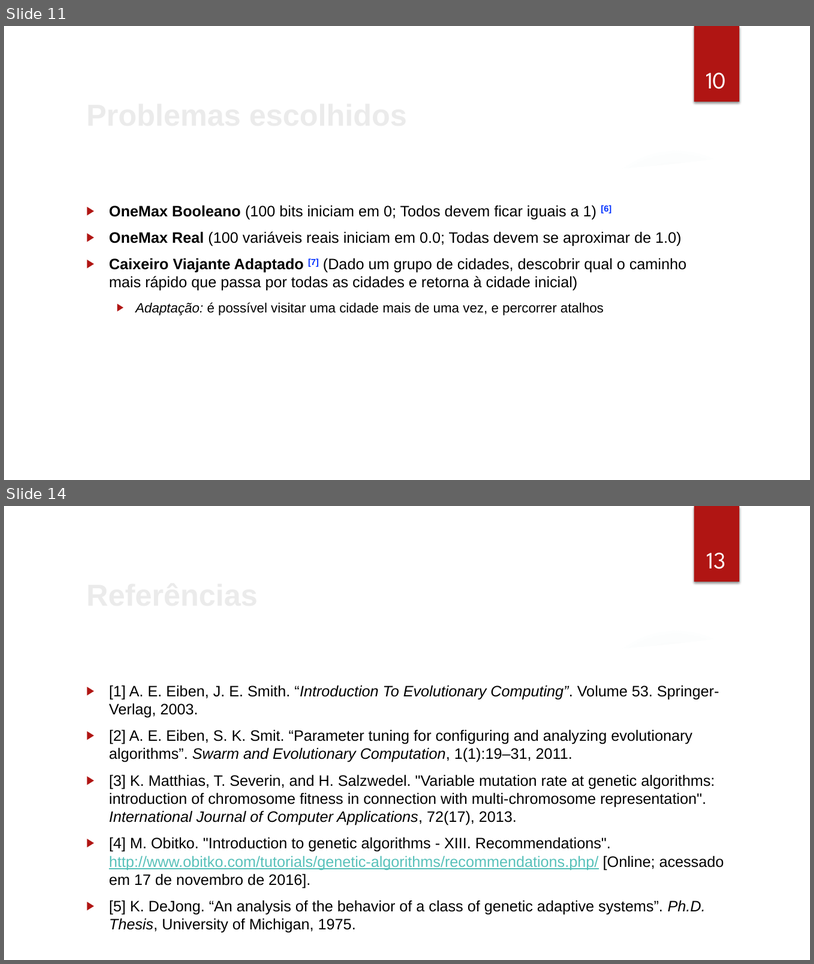
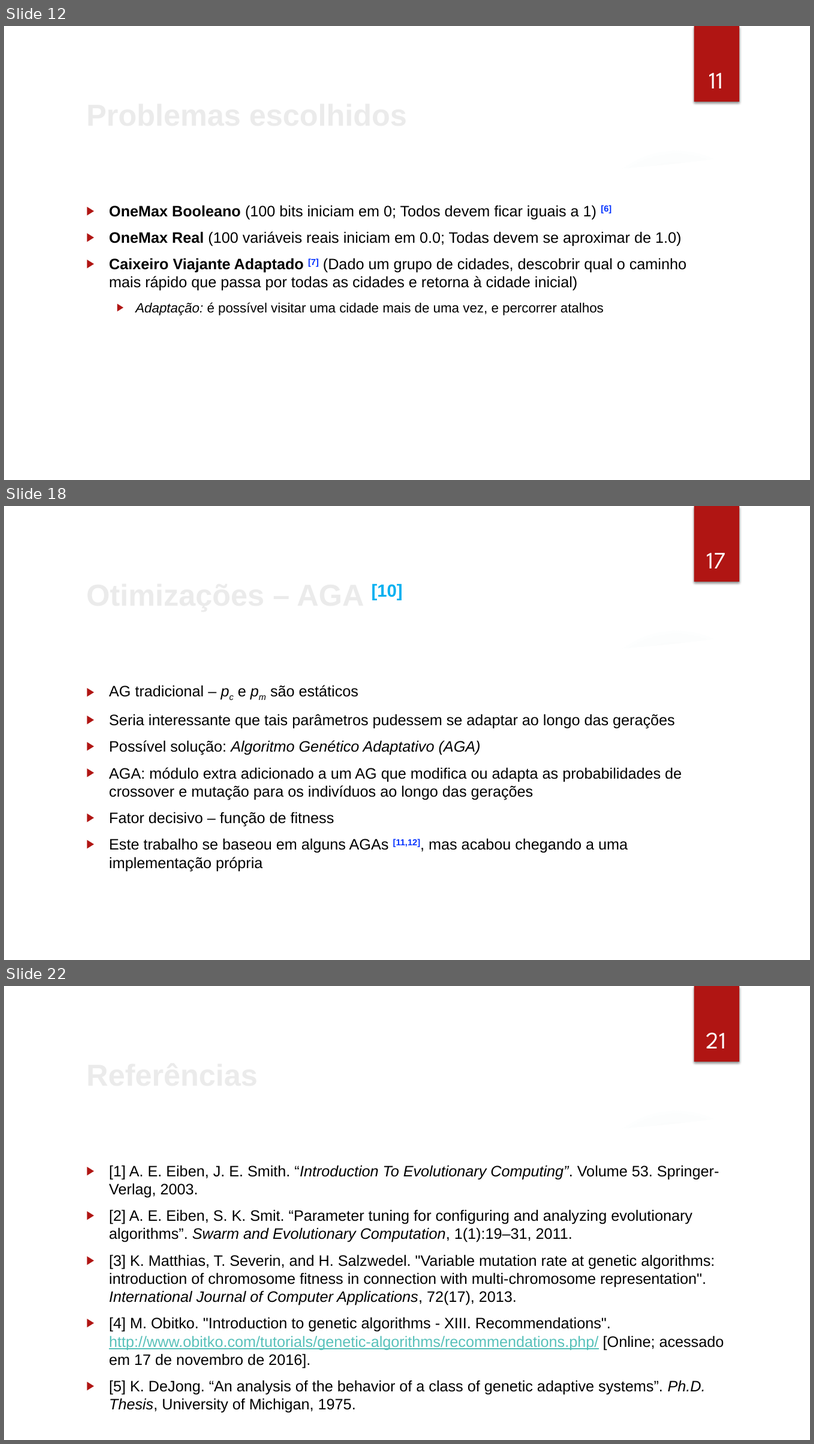
Before and after one commit to cassioss/genetics, a slide deck: presentations/TG2_Apresentacao_Cassio.pptx. Shown one above the other, each under a label of ours: slides 11 and 14 before the commit, slides 12, 18 and 22 after it; the slides between them are not shown. The pictures are 814x964 and 814x1444 pixels, drawn with LibreOffice and Linux fonts; fonts in the diff are those of the drawing; background and template pictures are left out. Boxes give left, top, right and bottom in pixels: in the first picture for what was removed or moved away, otherwise in the second. Text is boxed around its words. In the diff, an @@ line names an element or a change of style, - is before the commit and + after.

```diff
--- a/presentations/TG2_Apresentacao_Cassio.pptx
+++ b/presentations/TG2_Apresentacao_Cassio.pptx
@@ slide 18 added at (4, 506, 810, 960), background picture (left out); not listed: 7 template elements that a slide beside it also shows @@
@@ page number added at (707, 553, 726, 568), 28 pt, text #FFFFFF @@
+17
@@ title added at (372, 583, 403, 600), 36 pt, text #EBEBEB, bold @@
+Otimizações – AGA [10]
@@ text added at (109, 685, 682, 871), 18 pt, text #000000 @@
+▶ AG tradicional – pc e pm são estáticos
+▶ Seria interessante que tais parâmetros pudessem se adaptar ao longo das gerações
+▶ Possível solução: Algoritmo Genético Adaptativo (AGA)
+▶ AGA: módulo extra adicionado a um AG que modifica ou adapta as probabilidades de crossover e mutação para os indivíduos ao longo das gerações
+▶ Fator decisivo – função de fitness
+▶ Este trabalho se baseou em alguns AGAs [11,12], mas acabou chegando a uma implementação própria
@@ what was slide 11 is now slide 12 @@
@@ page number at (709, 73, 723, 88): text changed @@
-10
+11
@@ what was slide 14 is now slide 22 @@
@@ page number at (707, 1032, 726, 1048): text changed @@
-13
+21
```
Also in this commit, not shown: 6 slides changed, 8 other slides added, 9 other files.
